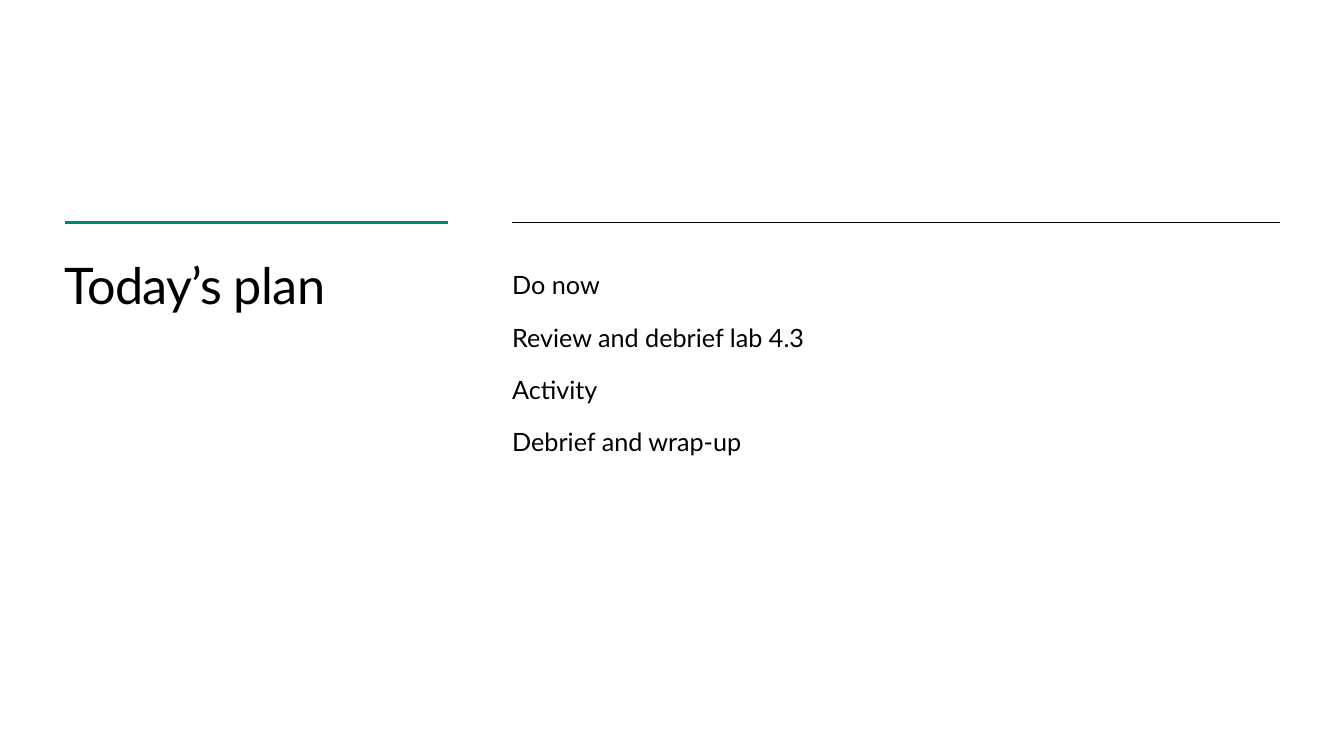
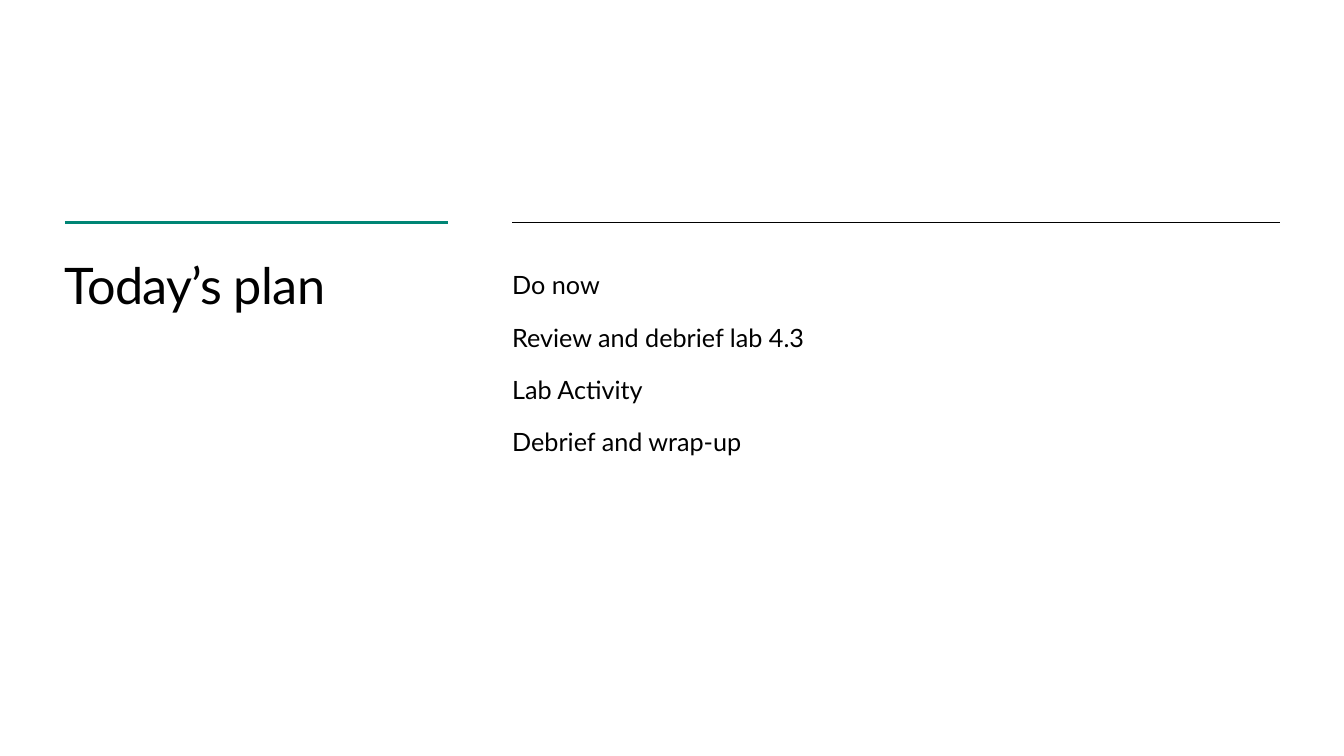
Before and after one commit to TEALSK12/introduction-to-computer-science, a slide deck: slide 3 of docs/slidedecks/TEALS SNAP 4.4.pptx. Drawn at 1344x756 pixels with LibreOffice and Linux fonts; fonts in the diff are those of the drawing; background and template pictures are left out. Boxes give left, top, right and bottom in pixels: in the first picture for what was removed or moved away, otherwise in the second. Text is boxed around its words. In the diff, an @@ line names an element or a change of style, - is before the commit and + after.

```diff
--- a/docs/slidedecks/TEALS SNAP 4.4.pptx
+++ b/docs/slidedecks/TEALS SNAP 4.4.pptx
@@ text at (512,380,642,403): text changed @@
-Activity
+Lab Activity
```
Also in this commit, not shown: 4 other slides changed, 1 slide removed, 25 other files.
